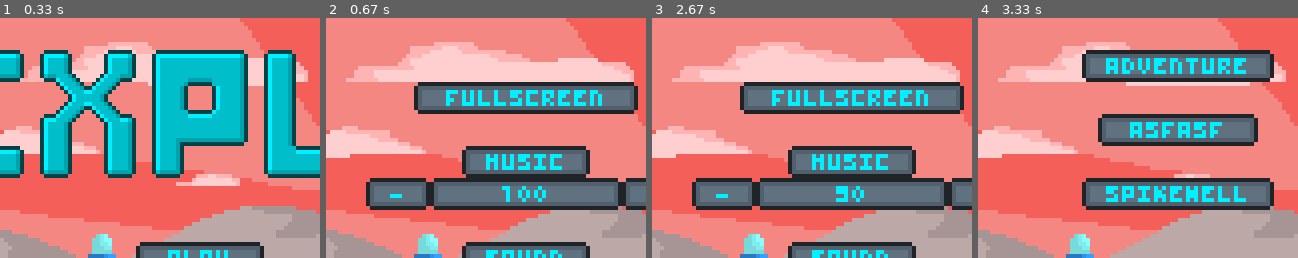
Above: before the commit, frames 1-4 (left to right).
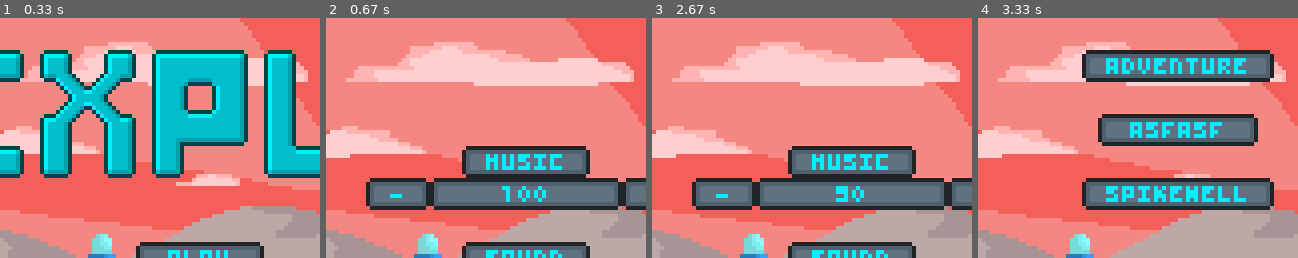
Above: after the commit, the same moments.

Repository: Panurb/explo
Game: pygame game, started from main.py
Same seed, same stepped clock (60 frames per second), same inputs: the game is played once before the commit and once after it.
Inputs (mouse positions are % of the whole screen's width and height, from its top left):
- Up to frame 1 (0.33 s): no input
- Up to frame 2 (0.67 s): click (40, 63) at 0.38 s
- Up to frame 3 (2.67 s): click (28, 57) at 0.72 s; click (68, 57) at 1.55 s; click (28, 37) at 2.38 s
- Up to frame 4 (3.33 s): click (8, 90) at 2.72 s; click (42, 50) at 3.05 s
The pictures show only the part of the screen within x 19-69%, y 0-50%; the shares and areas given below are measured in that part.

Frame 1 is identical in both runs. In frame 2, 9.2% of the frame differs, in the area x 27-98%, y 26-40%; in frame 3, 9.2%; in frame 4, nothing differs.

Commit message:
Fix web version

Diff:
--- a/gameloop.py
+++ b/gameloop.py
@@ -103,16 +103,21 @@
             self.state = self.level_creation_menu.input(self.input_hand)
             self.level_creation_menu.draw(self.screen, self.img_hand)
         elif self.state is State.play:
+            level_created = False
             if self.level is None:
                 pygame.mixer.music.stop()
                 self.level = level.Level(self.level_select_menu.level_name)
+                level_created = True
 
             pygame.mixer.music.unpause()
 
             last_room = (self.level.player.room_x, self.level.player.room_y)
 
             self.level.update(self.input_hand)
-            self.level.play_sounds(self.snd_hand)
+
+            # Don't play sound on the first frame to prevent sound bug in browser.
+            if not level_created:
+                self.level.play_sounds(self.snd_hand)
 
             if self.level.player.level_over:
                 self.state = State.level_end
--- a/menu.py
+++ b/menu.py
@@ -241,12 +241,13 @@
         super().__init__(gameloop.State.options)
         self.bg_sprite = animatedsprite.AnimatedSprite('image')
         self.bg_sprite.play('menu')
-        self.button = FullscreenButton(0, 2)
+        self.button = None
         self.sliders = []
         if helpers.WEB:
             self.sliders.append(Slider(0, 5, SliderType.music))
             self.sliders.append(Slider(0, 8, SliderType.sound))
         else:
+            self.button = FullscreenButton(0, 2)
             self.sliders.append(Slider(0, 5, SliderType.resolution))
             self.sliders.append(Slider(0, 8, SliderType.music))
             self.sliders.append(Slider(0, 11, SliderType.sound))
@@ -256,7 +257,8 @@
         self.bg_sprite.draw(screen, img_hand)
         super().draw(screen, img_hand)
 
-        self.button.draw(screen, img_hand)
+        if self.button:
+            self.button.draw(screen, img_hand)
 
         for s in self.sliders:
             s.draw(screen, img_hand)
@@ -264,7 +266,8 @@
     def input(self, hands):
         input_hand, snd_hand, img_hand = hands
 
-        self.button.input(input_hand, img_hand, self.sliders[0].val + helpers.SCALE)
+        if self.button:
+            self.button.input(input_hand, img_hand, self.sliders[0].val + helpers.SCALE)
 
         for s in self.sliders:
             s.input(input_hand, snd_hand, img_hand)
